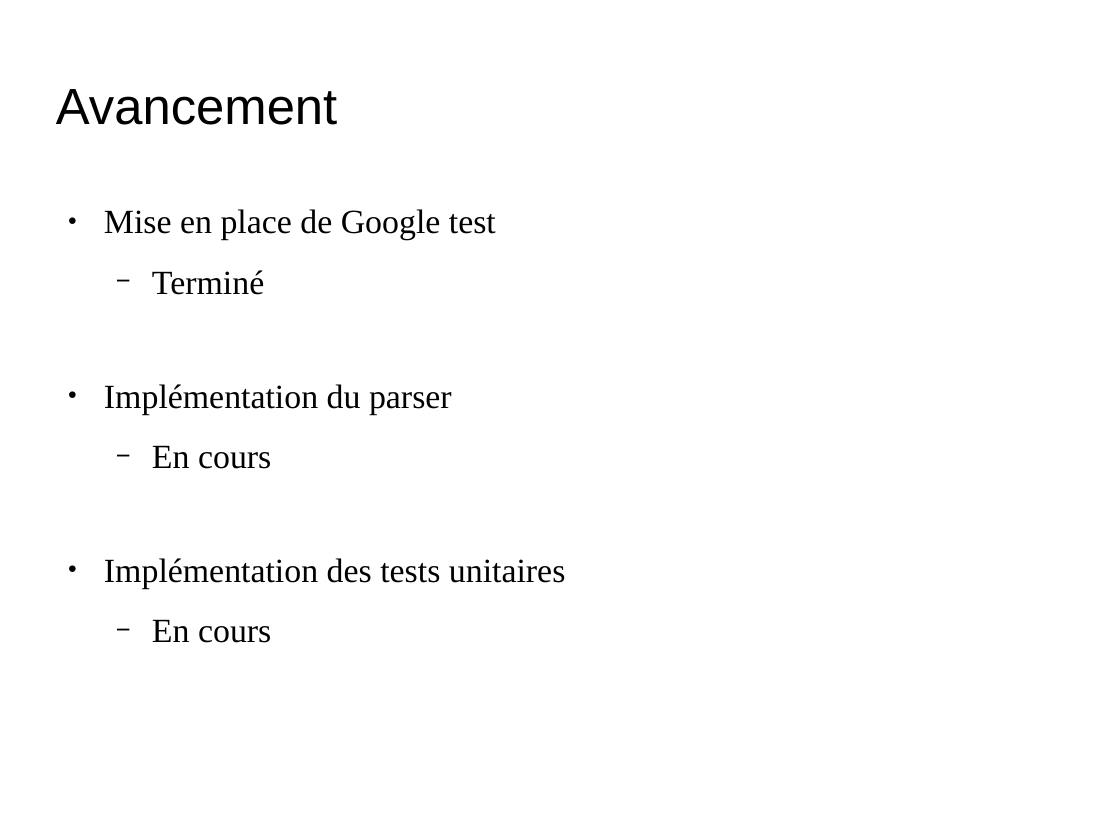
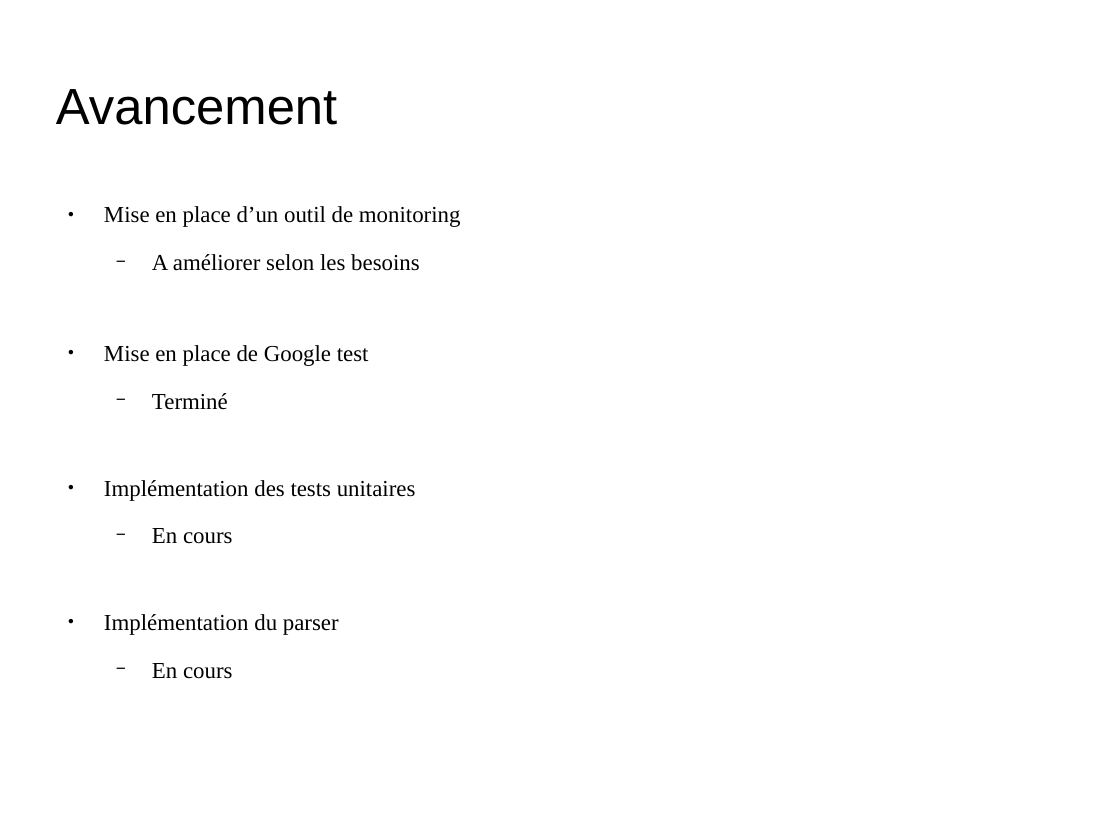
Before and after one commit to Kertek/projet_dbf, a slide deck: slide 2 of gestion_de_projet/Reunions/Presentation_4_20042017_CASSIOPEE_DBF.odp. Drawn at 1120x840 pixels with LibreOffice and Linux fonts; fonts in the diff are those of the drawing; background and template pictures are left out. Boxes give left, top, right and bottom in pixels: in the first picture for what was removed or moved away, otherwise in the second. Text is boxed around its words. In the diff, an @@ line names an element or a change of style, - is before the commit and + after.

```diff
--- a/gestion_de_projet/Reunions/Presentation_4_20042017_CASSIOPEE_DBF.odp
+++ b/gestion_de_projet/Reunions/Presentation_4_20042017_CASSIOPEE_DBF.odp
@@ text at [104, 206, 461, 227]: paragraphs added @@
+● Mise en place d’un outil de monitoring
+  − A améliorer selon les besoins
@@ text at [104, 345, 369, 679]: size 24.1 to 16.2 pt in "Mise en place de Google test", "Terminé", "Implémentation du parser", "En cours" @@
@@ text at [104, 480, 416, 544]: paragraphs added @@
+● Implémentation des tests unitaires
+  − En cours
@@ text at [104, 558, 566, 643]: paragraphs removed @@
-● Implémentation des tests unitaires
-  − En cours
```
Also in this commit, not shown: 1 other slide changed, 1 slide added, 1 slide removed.
